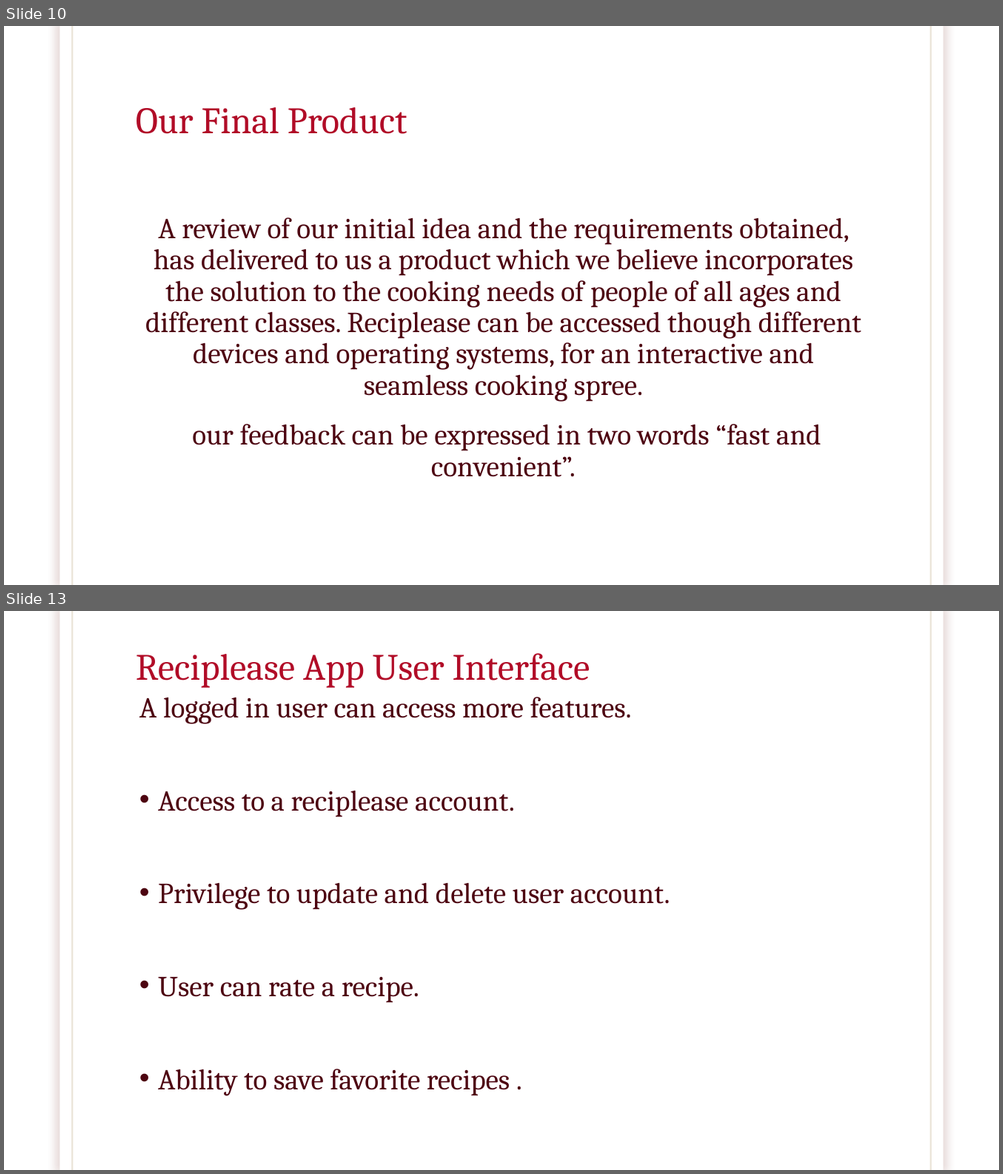
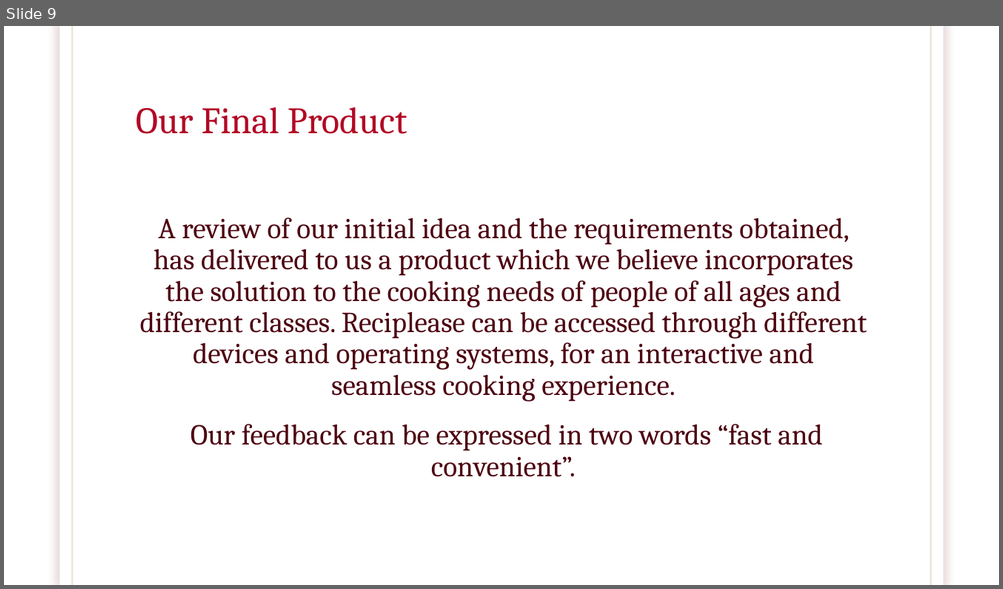
Before and after one commit to brawer88/NewRepo---Capstone, a slide deck: RECIPLEASE.pptx. Shown one above the other, each under a label of ours: slides 10 and 13 before the commit, slide 9 after it; the slides between them are not shown. The pictures are 1003x1174 and 1003x589 pixels, drawn with LibreOffice and Linux fonts; fonts in the diff are those of the drawing; background and template pictures are left out. Boxes give left, top, right and bottom in pixels: in the first picture for what was removed or moved away, otherwise in the second. Text is boxed around its words. In the diff, an @@ line names an element or a change of style, - is before the commit and + after.

Commit message:
dbReciplease update

```diff
--- a/RECIPLEASE.pptx
+++ b/RECIPLEASE.pptx
@@ slide 13 removed at <box>4,611,999,1170</box>, background picture (left out); not listed: 3 template elements that a slide beside it also shows @@
@@ title removed at <box>136,653,590,688</box> @@
-Reciplease App User Interface
@@ text removed at <box>139,697,670,1096</box> @@
-A logged in user can access more features.
-• Access to a reciplease account.
-• Privilege to update and delete user account.
-• User can rate a recipe.
-• Ability to save favorite recipes .
@@ what was slide 10 is now slide 9 @@
@@ slide 9 changed as well @@
@@ rectangle at <box>60,26,942,585</box>: shadow changed @@
@@ text at <box>140,218,866,477</box>: text changed @@
-A review of our initial idea and the requirements obtained, has delivered to us a product which we believe incorporates the solution to the cooking needs of people of all ages and different classes. Reciplease can be accessed though different devices and operating systems, for an interactive and seamless cooking spree.
-our feedback can be expressed in two words “fast and convenient”.
+A review of our initial idea and the requirements obtained, has delivered to us a product which we believe incorporates the solution to the cooking needs of people of all ages and different classes. Reciplease can be accessed through different devices and operating systems, for an interactive and seamless cooking experience.
+Our feedback can be expressed in two words “fast and convenient”.
```
Also in this commit, not shown: 12 other slides changed, 1 slide added, 8 other slides removed, 2 other files.
